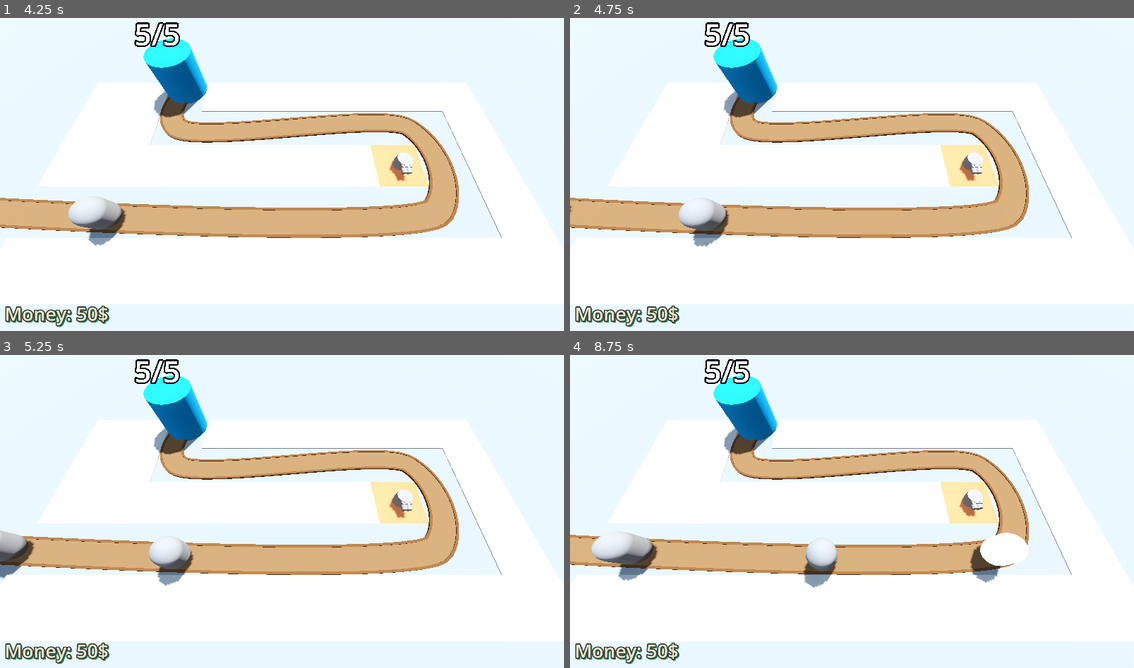
Above: before the commit, frames 1-4 (two rows, left to right).
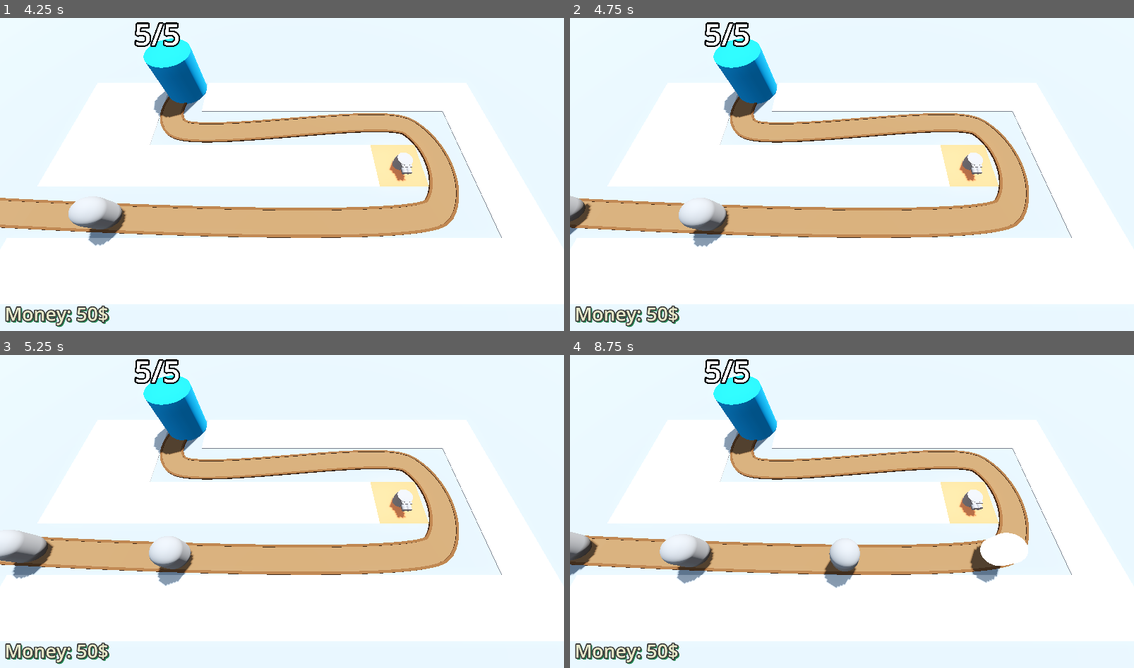
Above: after the commit, the same moments.

Repository: Assasquid/barbarian_blaster
Game: Godot game, scene res://Scenes/base_level.tscn
Same seed, same stepped clock (60 frames per second), same inputs: the game is played once before the commit and once after it.
Inputs (mouse positions are in pixels of both pictures, inside the frame that each line leads up to):
- Up to frame 1 (4.25 s): tap Enter at 0.5, 2 s; move the mouse to (406, 155) at 0.52 s; press the mouse at (406, 155) at 0.53 s; tap Space at 1.25 s; move the mouse to (169, 187) at 1.27 s; release the mouse at (169, 187) at 1.28 s; click (169, 187) at 1.35 s; move the mouse to (338, 102) at 2.02 s; press the mouse at (338, 102) at 2.03 s; move the mouse to (253, 237) at 2.77 s; release the mouse at (253, 237) at 2.78 s; click (253, 237) at 2.85 s; move the mouse to (451, 221) at 3.52 s; press the mouse at (451, 221) at 3.53 s
- Up to frame 2 (4.75 s): move the mouse to (682, 124) at 4.27 s; release the mouse at (682, 124) at 4.28 s; click (682, 124) at 4.35 s
- Up to frame 3 (5.25 s): move the mouse to (310, 508) at 5.02 s; press the mouse at (310, 508) at 5.03 s
- Up to frame 4 (8.75 s): move the mouse to (767, 430) at 5.77 s; release the mouse at (767, 430) at 5.78 s; click (767, 430) at 5.85 s; move the mouse to (976, 492) at 6.52 s; press the mouse at (976, 492) at 6.53 s; move the mouse to (739, 524) at 7.27 s; release the mouse at (739, 524) at 7.28 s; click (739, 524) at 7.35 s; move the mouse to (908, 439) at 8.02 s; press the mouse at (908, 439) at 8.03 s

Frame 1 is identical in both runs. In frame 2, 0.3% of the frame differs, in the area x 0-4%, y 56-70%; in frame 3, 1.0%; in frame 4, 3.6%, in the area x 0-52%, y 56-75%.

Commit message:
Increase difficulty over time.
But couple it with the random spawning time.

Diff:
--- a/Scenes/base_level.tscn
+++ b/Scenes/base_level.tscn
@@ -8,6 +8,7 @@
 [ext_resource type="Script" path="res://Scripts/turret_manager.gd" id="5_qj1v3"]
 [ext_resource type="PackedScene" uid="uid://brwaqwe0c6u0d" path="res://Scenes/turret.tscn" id="6_jg5wx"]
 [ext_resource type="Script" path="res://Scripts/Bank.gd" id="8_nnd8n"]
+[ext_resource type="PackedScene" uid="uid://c260wuv1p25l7" path="res://Scenes/difficulty_manager.tscn" id="9_2df6k"]
 
 [sub_resource type="ProceduralSkyMaterial" id="ProceduralSkyMaterial_timms"]
 sky_horizon_color = Color(0.64625, 0.65575, 0.67075, 1)
@@ -77,10 +78,11 @@
 }
 metadata/_editor_floor_ = Vector3(0, 0, 0)
 
-[node name="EnemyPath" type="Path3D" parent="."]
+[node name="EnemyPath" type="Path3D" parent="." node_paths=PackedStringArray("difficulty_manager")]
 curve = SubResource("Curve3D_xk1yg")
 script = ExtResource("3_s3yrn")
 enemy_scene = ExtResource("2_i273a")
+difficulty_manager = NodePath("../DifficultyManager")
 
 [node name="Road" type="CSGPolygon3D" parent="EnemyPath"]
 polygon = PackedVector2Array(-1, 0, -1, 0.1, 1, 0.1, 1, 0)
@@ -156,3 +158,5 @@
 text = "MONEY: 42000000"
 label_settings = SubResource("LabelSettings_1yxe1")
 vertical_alignment = 1
+
+[node name="DifficultyManager" parent="." instance=ExtResource("9_2df6k")]
--- /dev/null
+++ b/Scenes/difficulty_manager.tscn
@@ -0,0 +1,23 @@
+[gd_scene load_steps=4 format=3 uid="uid://c260wuv1p25l7"]
+
+[ext_resource type="Script" path="res://Scripts/difficulty_manager.gd" id="1_wdvpx"]
+
+[sub_resource type="Curve" id="Curve_d145o"]
+min_value = 0.4
+max_value = 1.8
+_data = [Vector2(0, 1.8), 0.0, -1.4, 0, 1, Vector2(1, 0.4), -1.4, 0.0, 1, 0]
+point_count = 2
+
+[sub_resource type="Curve" id="Curve_ad73l"]
+min_value = 0.75
+max_value = 2.4
+_data = [Vector2(0, 2.4), 0.0, -1.65, 0, 1, Vector2(1, 0.75), -1.65, 0.0, 1, 0]
+point_count = 2
+
+[node name="DifficultyManager" type="Node"]
+script = ExtResource("1_wdvpx")
+spawn_time_min_curve = SubResource("Curve_d145o")
+spawn_time_max_curve = SubResource("Curve_ad73l")
+
+[node name="Timer" type="Timer" parent="."]
+one_shot = true
--- a/Scripts/EnemyPath.gd
+++ b/Scripts/EnemyPath.gd
@@ -1,8 +1,7 @@
 extends Path3D
 
 @export var enemy_scene: PackedScene
-@export var timer_min := 1.6
-@export var timer_max := 2.8
+@export var difficulty_manager: Node
 
 @onready var timer: Timer = $Timer
 
@@ -26,4 +25,6 @@
 
 
 func generate_random_duration():
+	var timer_min = difficulty_manager.get_spawn_time_min()
+	var timer_max = difficulty_manager.get_spawn_time_max()
 	random_duration = randf_range(timer_min, timer_max)
--- /dev/null
+++ b/Scripts/difficulty_manager.gd
@@ -0,0 +1,22 @@
+extends Node
+
+@export var game_length := 30.0
+@export var spawn_time_min_curve: Curve
+@export var spawn_time_max_curve: Curve
+@onready var timer: Timer = $Timer
+
+
+func _ready() -> void:
+	timer.start(game_length)
+
+
+func game_progress_ratio() -> float:
+	return 1.0 - (timer.time_left / game_length)
+
+
+func get_spawn_time_min() -> float:
+	return spawn_time_min_curve.sample(game_progress_ratio())
+
+
+func get_spawn_time_max() -> float:
+	return spawn_time_max_curve.sample(game_progress_ratio())
Not shown: 1 places in Scenes/base_level.tscn that only renumber resources
